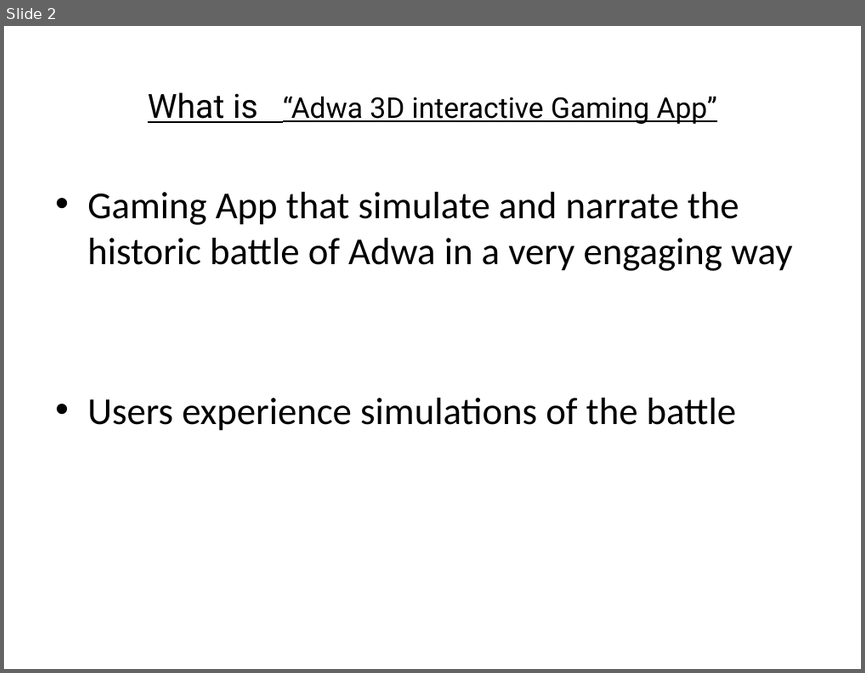
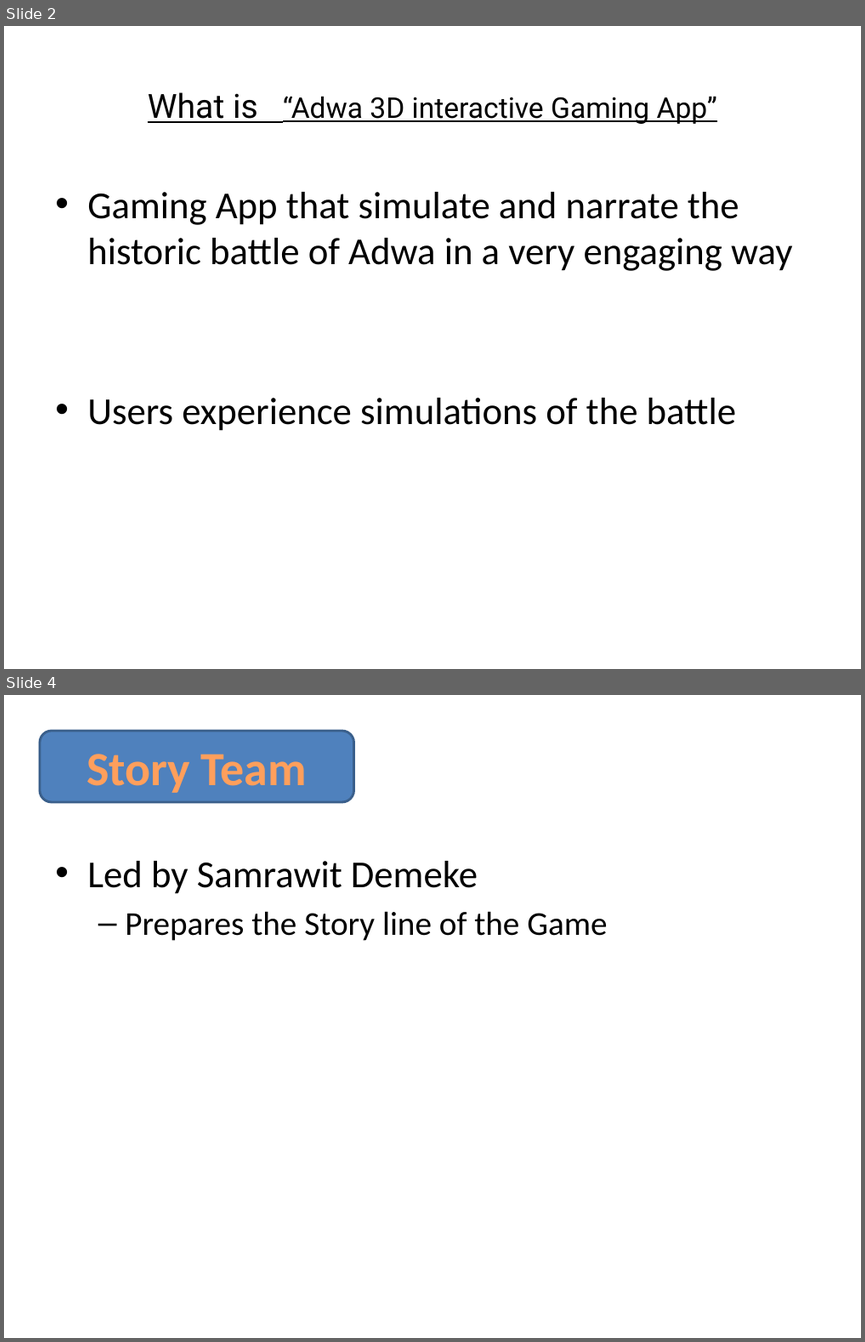
Before and after one commit to bengeos/Adwa, a slide deck: Documents/Adwa_Gaming_App_Slide.pptx. Shown one above the other, each under a label of ours: slide 2 before the commit, slides 2 and 4 after it; the slides between them are not shown. The pictures are 865x673 and 865x1342 pixels, drawn with LibreOffice and Linux fonts; fonts in the diff are those of the drawing. Boxes give left, top, right and bottom in pixels: in the first picture for what was removed or moved away, otherwise in the second. Text is boxed around its words. In the diff, an @@ line names an element or a change of style, - is before the commit and + after.

```diff
--- a/Documents/Adwa_Gaming_App_Slide.pptx
+++ b/Documents/Adwa_Gaming_App_Slide.pptx
@@ slide 4 added at (4,695,861,1338), background #FFFFFF @@
@@ rounded rectangle added at (40,731,354,802), fill #4F81BD, outline #3A5F8C 2 pt, 40 pt, text gradient #FFA367 to #FF9F5D to #F38E3A, bold @@
+Story Team
@@ text added at (87,861,607,941), 28 pt, text #000000 @@
+• Led by Samrawit Demeke
+  – Prepares the Story line of the Game
```
Also in this commit, not shown: 3 other slides added, 1 other file.
